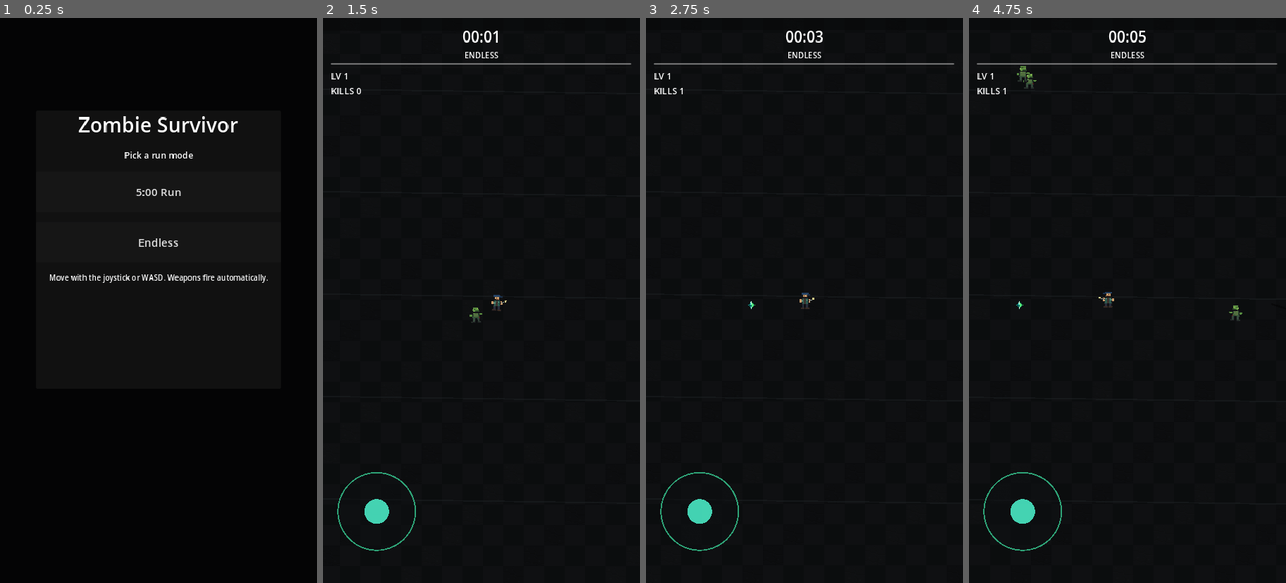
Above: before the commit, frames 1-4 (left to right).
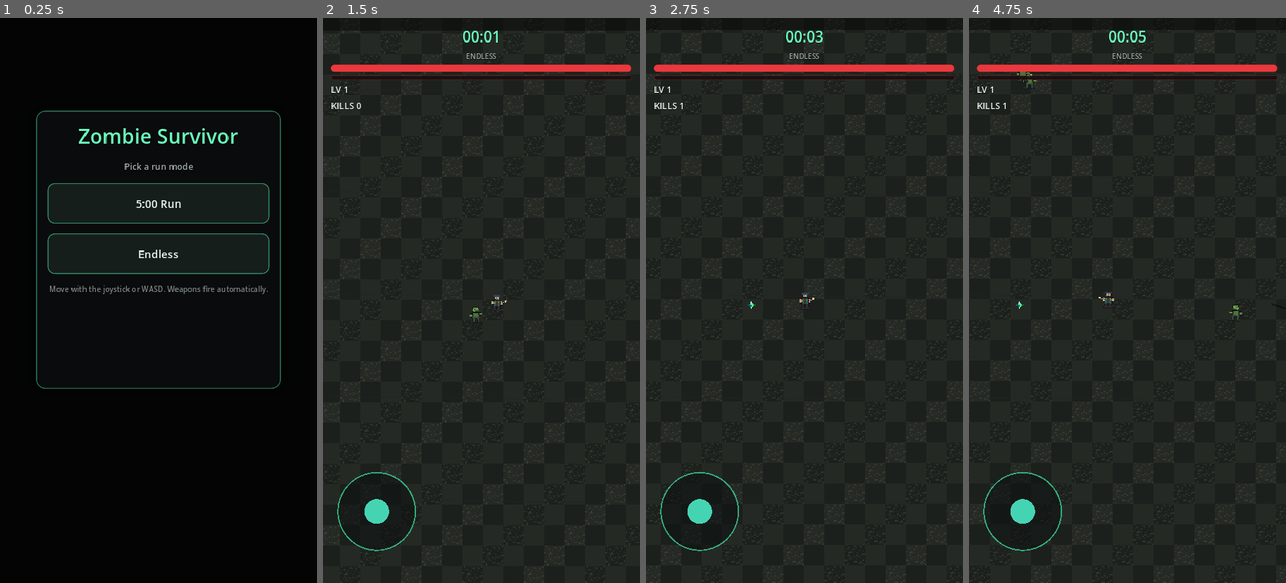
Above: after the commit, the same moments.

Repository: Detemen/zombie-survivor-godot
Game: Godot game, scene res://scenes/Main.tscn
Same seed, same stepped clock (60 frames per second), same inputs: the game is played once before the commit and once after it.
Inputs (mouse positions are in pixels of both pictures, inside the frame that each line leads up to):
- Up to frame 1 (0.25 s): no input
- Up to frame 2 (1.5 s): click "Endless" at 0.5 s; move the mouse to (551, 272) at 1.27 s; hold D (move_right) from 1.28 s (still down); click (551, 272) at 1.42 s
- Up to frame 3 (2.75 s): release D (move_right) at 2 s; drag from (741, 328) to (823, 300) at 2.02 s
- Up to frame 4 (4.75 s): move the mouse to (1159, 176) at 2.77 s; hold D (move_right) 2.78-3.5 s; drag from (1111, 413) to (1178, 306) at 3.52 s; move the mouse to (1222, 385) at 4.27 s; hold A (move_left) from 4.28 s (still down)

The runs differ from the first frame. In frame 1, 3.7% of the frame differs, in the area x 11-89%, y 16-66%; in frame 2, 50%, in the area x 0-100%, y 2-100%; in frame 3, 50%; in frame 4, 50%.

Commit message:
Visual overhaul: custom neon theme for UI, brighter arena texture, stop tracking .godot cache

Diff:
--- a/project.godot
+++ b/project.godot
@@ -20,6 +20,10 @@
 window/size/viewport_height=1280
 window/stretch/mode="canvas_items"
 window/stretch/aspect="expand"
+
+[gui]
+
+theme/custom="res://theme/ui_theme.tres"
 
 [input]
 
--- a/scenes/HUD.tscn
+++ b/scenes/HUD.tscn
@@ -21,26 +21,34 @@
 offset_top = 18.0
 offset_right = 702.0
 offset_bottom = 160.0
+theme_override_constants/separation = 8
 
 [node name="TimerLabel" type="Label" parent="Root/TopBar"]
 layout_mode = 2
+theme_override_colors/font_color = Color(0.42, 1.0, 0.75, 1)
 theme_override_font_sizes/font_size = 34
 text = "05:00"
 horizontal_alignment = 1
 
 [node name="ModeLabel" type="Label" parent="Root/TopBar"]
 layout_mode = 2
-theme_override_font_sizes/font_size = 18
+theme_override_colors/font_color = Color(0.6, 0.65, 0.63, 1)
+theme_override_constants/line_spacing = 0
+theme_override_font_sizes/font_size = 16
 text = "SURVIVE"
 horizontal_alignment = 1
 
 [node name="HPBar" type="ProgressBar" parent="Root/TopBar"]
+theme_type_variation = &"HPBar"
+custom_minimum_size = Vector2(0, 16)
 layout_mode = 2
 max_value = 100.0
 value = 100.0
 show_percentage = false
 
 [node name="XPBar" type="ProgressBar" parent="Root/TopBar"]
+theme_type_variation = &"XPBar"
+custom_minimum_size = Vector2(0, 10)
 layout_mode = 2
 max_value = 5.0
 show_percentage = false
--- a/scenes/LevelUpPanel.tscn
+++ b/scenes/LevelUpPanel.tscn
@@ -29,6 +29,7 @@
 
 [node name="TitleLabel" type="Label" parent="Root/Panel/VBox"]
 layout_mode = 2
+theme_override_colors/font_color = Color(0.42, 1.0, 0.75, 1)
 theme_override_font_sizes/font_size = 36
 text = "LEVEL UP"
 horizontal_alignment = 1
--- a/scenes/WelcomeScreen.tscn
+++ b/scenes/WelcomeScreen.tscn
@@ -35,12 +35,14 @@
 
 [node name="TitleLabel" type="Label" parent="Root/Panel/VBox"]
 layout_mode = 2
+theme_override_colors/font_color = Color(0.42, 1.0, 0.75, 1)
 theme_override_font_sizes/font_size = 46
 text = "Zombie Survivor"
 horizontal_alignment = 1
 
 [node name="SubtitleLabel" type="Label" parent="Root/Panel/VBox"]
 layout_mode = 2
+theme_override_colors/font_color = Color(0.62, 0.67, 0.65, 1)
 theme_override_font_sizes/font_size = 20
 text = "Pick a run mode"
 horizontal_alignment = 1
@@ -59,6 +61,7 @@
 
 [node name="HintLabel" type="Label" parent="Root/Panel/VBox"]
 layout_mode = 2
+theme_override_colors/font_color = Color(0.5, 0.54, 0.52, 1)
 theme_override_font_sizes/font_size = 17
 text = "Move with the joystick or WASD. Weapons fire automatically."
 horizontal_alignment = 1
--- a/scripts/Game.gd
+++ b/scripts/Game.gd
@@ -102,15 +102,15 @@
     var tile_size: float = 32.0
     var area_size: float = 3200.0
     var start: float = -area_size * 0.5
-    var tile_color_a: Color = Color(0.045, 0.050, 0.055)
-    var tile_color_b: Color = Color(0.060, 0.065, 0.070)
+    var tile_color_a: Color = Color(0.11, 0.125, 0.11)
+    var tile_color_b: Color = Color(0.145, 0.16, 0.14)
     for x_index: int in range(int(area_size / tile_size)):
         for y_index: int in range(int(area_size / tile_size)):
             var tile_position: Vector2 = Vector2(start + x_index * tile_size, start + y_index * tile_size)
             var color: Color = tile_color_a if (x_index + y_index) % 2 == 0 else tile_color_b
             draw_rect(Rect2(tile_position, Vector2(tile_size, tile_size)), color)
-            if ground_tile_texture != null and (x_index + y_index) % 5 == 0:
-                draw_texture(ground_tile_texture, tile_position, Color(0.58, 0.60, 0.62, 0.22))
+            if ground_tile_texture != null and (x_index + y_index) % 3 == 0:
+                draw_texture(ground_tile_texture, tile_position, Color(0.75, 0.78, 0.72, 0.5))
 
 func _draw_road_markings() -> void:
     var area_size: float = 3200.0
--- a/scripts/HUD.gd
+++ b/scripts/HUD.gd
@@ -47,5 +47,6 @@
 
 func show_result(victory: bool) -> void:
     result_label.text = "EXTRACTED" if victory else "OVERRUN"
+    result_label.add_theme_color_override("font_color", Color(0.42, 1.0, 0.75) if victory else Color(1.0, 0.4, 0.4))
     result_label.visible = true
     restart_button.visible = true
--- /dev/null
+++ b/theme/ui_theme.tres
@@ -0,0 +1,134 @@
+[gd_resource type="Theme" load_steps=11 format=3]
+
+[sub_resource type="StyleBoxFlat" id="Panel_main"]
+bg_color = Color(0.043, 0.05, 0.055, 0.88)
+corner_radius_top_left = 20
+corner_radius_top_right = 20
+corner_radius_bottom_left = 20
+corner_radius_bottom_right = 20
+border_width_left = 2
+border_width_top = 2
+border_width_right = 2
+border_width_bottom = 2
+border_color = Color(0.32, 0.95, 0.68, 0.45)
+shadow_color = Color(0.0, 0.0, 0.0, 0.4)
+shadow_size = 28
+content_margin_left = 26.0
+content_margin_top = 26.0
+content_margin_right = 26.0
+content_margin_bottom = 26.0
+
+[sub_resource type="StyleBoxFlat" id="Button_normal"]
+bg_color = Color(0.086, 0.12, 0.11, 1.0)
+corner_radius_top_left = 16
+corner_radius_top_right = 16
+corner_radius_bottom_left = 16
+corner_radius_bottom_right = 16
+border_width_left = 2
+border_width_top = 2
+border_width_right = 2
+border_width_bottom = 2
+border_color = Color(0.32, 0.95, 0.68, 0.55)
+
+[sub_resource type="StyleBoxFlat" id="Button_hover"]
+bg_color = Color(0.12, 0.19, 0.16, 1.0)
+corner_radius_top_left = 16
+corner_radius_top_right = 16
+corner_radius_bottom_left = 16
+corner_radius_bottom_right = 16
+border_width_left = 2
+border_width_top = 2
+border_width_right = 2
+border_width_bottom = 2
+border_color = Color(0.42, 1.0, 0.75, 0.85)
+shadow_color = Color(0.30, 0.95, 0.68, 0.18)
+shadow_size = 10
+
+[sub_resource type="StyleBoxFlat" id="Button_pressed"]
+bg_color = Color(0.30, 0.85, 0.60, 1.0)
+corner_radius_top_left = 16
+corner_radius_top_right = 16
+corner_radius_bottom_left = 16
+corner_radius_bottom_right = 16
+border_width_left = 2
+border_width_top = 2
+border_width_right = 2
+border_width_bottom = 2
+border_color = Color(0.42, 1.0, 0.75, 1.0)
+
+[sub_resource type="StyleBoxFlat" id="Button_disabled"]
+bg_color = Color(0.07, 0.08, 0.08, 0.7)
+corner_radius_top_left = 16
+corner_radius_top_right = 16
+corner_radius_bottom_left = 16
+corner_radius_bottom_right = 16
+border_width_left = 2
+border_width_top = 2
+border_width_right = 2
+border_width_bottom = 2
+border_color = Color(0.3, 0.32, 0.31, 0.4)
+
+[sub_resource type="StyleBoxFlat" id="HPBar_bg"]
+bg_color = Color(0.10, 0.05, 0.05, 0.85)
+corner_radius_top_left = 8
+corner_radius_top_right = 8
+corner_radius_bottom_left = 8
+corner_radius_bottom_right = 8
+border_width_left = 1
+border_width_top = 1
+border_width_right = 1
+border_width_bottom = 1
+border_color = Color(0.6, 0.15, 0.15, 0.5)
+
+[sub_resource type="StyleBoxFlat" id="HPBar_fill"]
+bg_color = Color(0.92, 0.22, 0.24, 1.0)
+corner_radius_top_left = 8
+corner_radius_top_right = 8
+corner_radius_bottom_left = 8
+corner_radius_bottom_right = 8
+
+[sub_resource type="StyleBoxFlat" id="XPBar_bg"]
+bg_color = Color(0.05, 0.08, 0.10, 0.85)
+corner_radius_top_left = 8
+corner_radius_top_right = 8
+corner_radius_bottom_left = 8
+corner_radius_bottom_right = 8
+border_width_left = 1
+border_width_top = 1
+border_width_right = 1
+border_width_bottom = 1
+border_color = Color(0.2, 0.55, 0.6, 0.5)
+
+[sub_resource type="StyleBoxFlat" id="XPBar_fill"]
+bg_color = Color(0.30, 0.85, 0.95, 1.0)
+corner_radius_top_left = 8
+corner_radius_top_right = 8
+corner_radius_bottom_left = 8
+corner_radius_bottom_right = 8
+
+[resource]
+default_font_size = 20
+Panel/styles/panel = SubResource("Panel_main")
+PanelContainer/styles/panel = SubResource("Panel_main")
+Button/styles/normal = SubResource("Button_normal")
+Button/styles/hover = SubResource("Button_hover")
+Button/styles/pressed = SubResource("Button_pressed")
+Button/styles/focus = SubResource("Button_normal")
+Button/styles/disabled = SubResource("Button_disabled")
+Button/colors/font_color = Color(0.92, 0.97, 0.95, 1)
+Button/colors/font_hover_color = Color(1, 1, 1, 1)
+Button/colors/font_pressed_color = Color(0.04, 0.1, 0.07, 1)
+Button/colors/font_disabled_color = Color(0.5, 0.52, 0.51, 0.7)
+Button/font_sizes/font_size = 24
+Label/colors/font_color = Color(0.92, 0.96, 0.95, 1)
+Label/colors/font_shadow_color = Color(0, 0, 0, 0.55)
+Label/constants/shadow_offset_x = 0
+Label/constants/shadow_offset_y = 2
+ProgressBar/styles/background = SubResource("HPBar_bg")
+ProgressBar/styles/fill = SubResource("HPBar_fill")
+ProgressBar/types/HPBar = "ProgressBar"
+HPBar/styles/background = SubResource("HPBar_bg")
+HPBar/styles/fill = SubResource("HPBar_fill")
+ProgressBar/types/XPBar = "ProgressBar"
+XPBar/styles/background = SubResource("XPBar_bg")
+XPBar/styles/fill = SubResource("XPBar_fill")
Binary file changed: assets/ground_tile.png
Not shown, added: docs/.gdignore
Binary file changed: docs/gameplay.png
Not shown, changed: .gitignore
